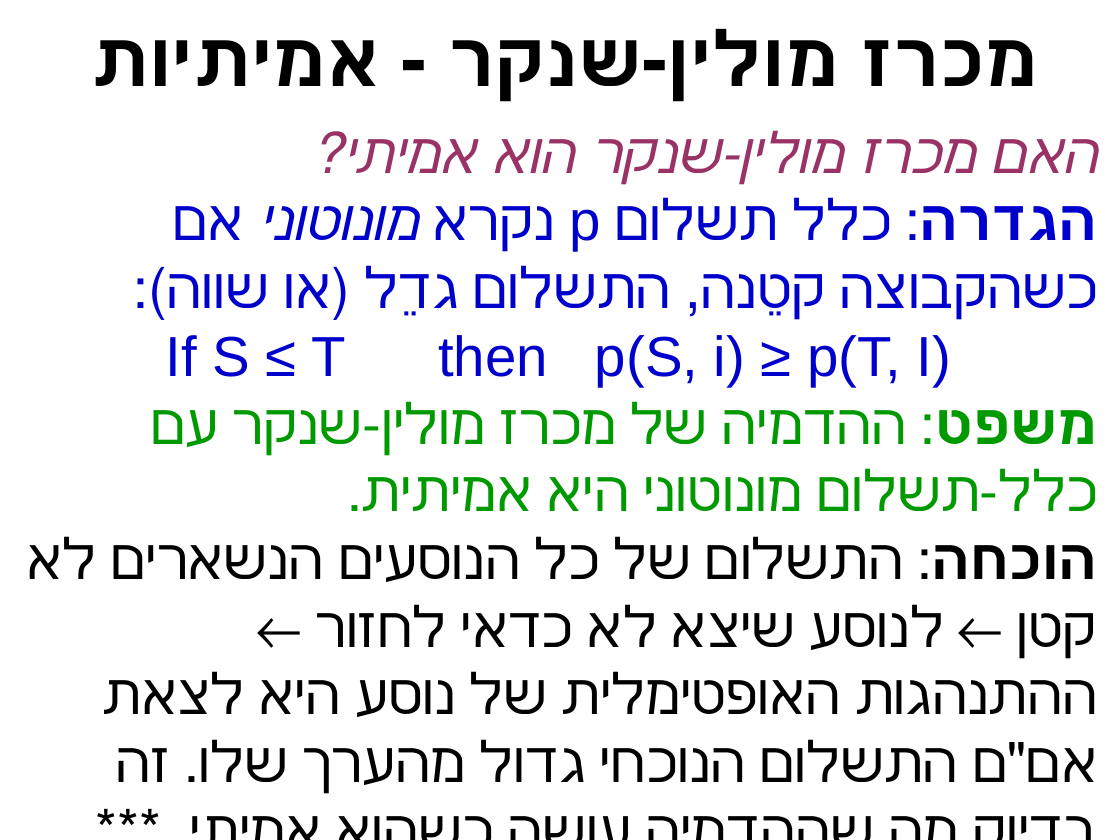
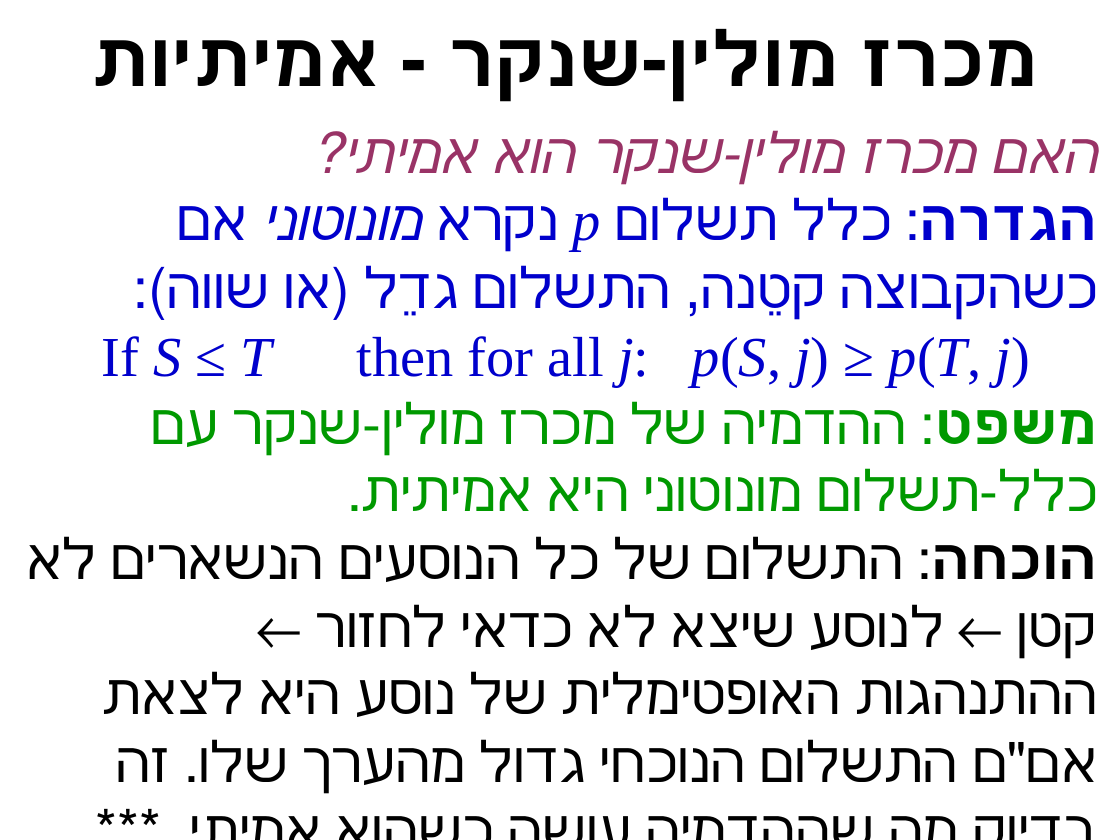
Before and after one commit to erelsgl/ariel-algorithms-5779, a slide deck: slide 15 of 08-cost-sharing/slides.odp (slide 13 before the commit). Drawn at 1120x840 pixels with LibreOffice and Linux fonts; fonts in the diff are those of the drawing. Boxes give left, top, right and bottom in pixels: in the first picture for what was removed or moved away, otherwise in the second. Text is boxed around its words. In the diff, an @@ line names an element or a change of style, - is before the commit and + after.

```diff
--- a/08-cost-sharing/slides.odp
+++ b/08-cost-sharing/slides.odp
@@ text at bbox=[102, 336, 1029, 386]: text changed; font Arial to Times New Roman @@
-If S ≤ T then p(S, i) ≥ p(T, I)
+If S ≤ T then for all j: p(S, j) ≥ p(T, j)
```
Also in this commit, not shown: 9 other slides changed, 3 slides added, 1 slide removed, 11 other files.
